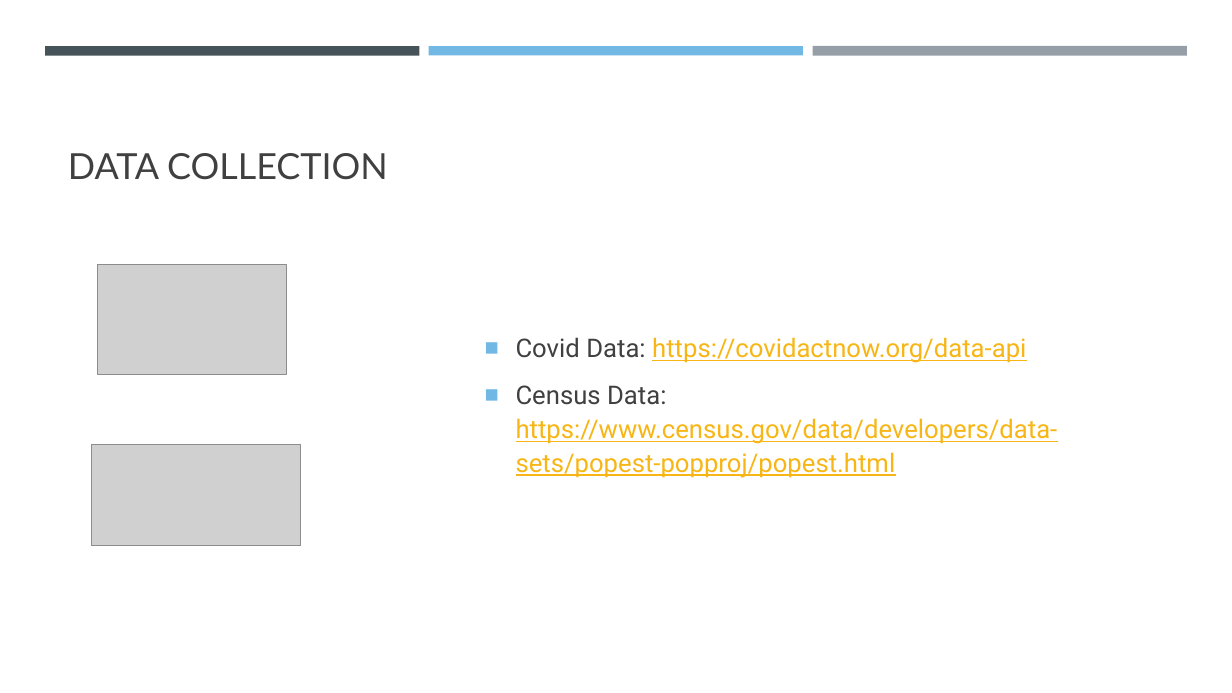
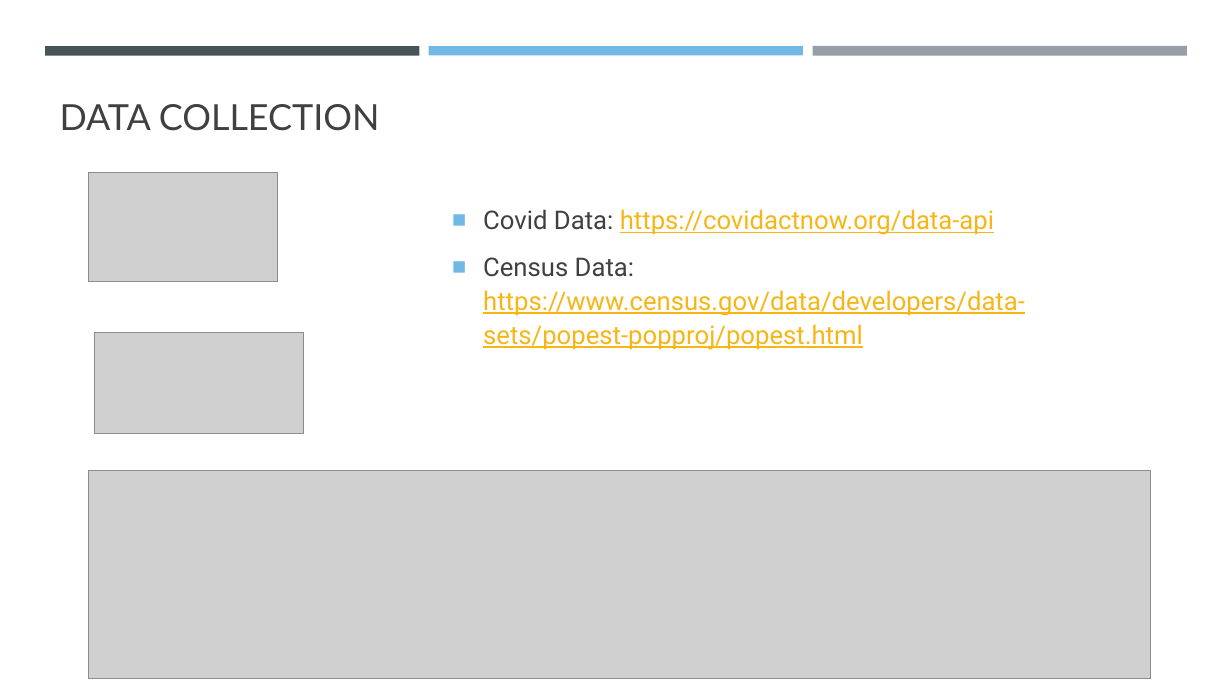
Before and after one commit to tracypoon/Group_3_Project, a slide deck: slide 4 of 1. Project Deliverables/Covid-19 Presentation.pptx. Drawn at 1232x693 pixels with LibreOffice and Linux fonts; fonts in the diff are those of the drawing; grey boxes stand for pictures. Boxes give left, top, right and bottom in pixels: in the first picture for what was removed or moved away, otherwise in the second. Text is boxed around its words. In the diff, an @@ line names an element or a change of style, - is before the commit and + after.

Commit message:
Added updated presentation

```diff
--- a/1. Project Deliverables/Covid-19 Presentation.pptx
+++ b/1. Project Deliverables/Covid-19 Presentation.pptx
@@ title "DATA COLLECTION": place and size @@
-title "DATA COLLECTION" at <box>68,153,388,180</box>
+title "DATA COLLECTION" at <box>60,104,380,131</box>
@@ text "Covid Data: https://covidactnow.org/data-api": place and size @@
-text "Covid Data: https://covidactnow.org/data-api" at <box>516,337,1058,478</box>
+text "Covid Data: https://covidactnow.org/data-api" at <box>483,209,1025,350</box>
@@ picture: place and size @@
-picture at <box>97,264,287,374</box>
+picture at <box>88,172,277,282</box>
@@ picture: place and size @@
-picture at <box>91,445,300,546</box>
+picture at <box>94,333,303,433</box>
@@ picture added at <box>88,471,1151,679</box> @@
```
